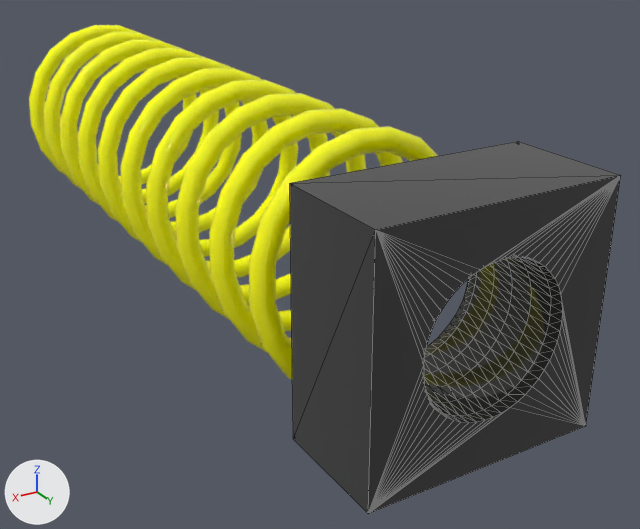
The OBJ model ProyectoFinal_Pinball/ProyectoFinal_Pinball/Models/resorte.obj: old version first, new version second.
Before and after are seen from a camera (50 mm lens) standing at (1.85, 4.45, 1.91) and looking at (-0.3, 0.85, 0.11). The axes (+X, +Y, +Z) are drawn at lower left. The lights are the same throughout. Mesh edges are drawn as thin lines on the coarser meshes. Where no turn or scale is listed for an object, it has been applied to the vertices.

Names of what the first picture shows: 'Box001', 'Spring001'.
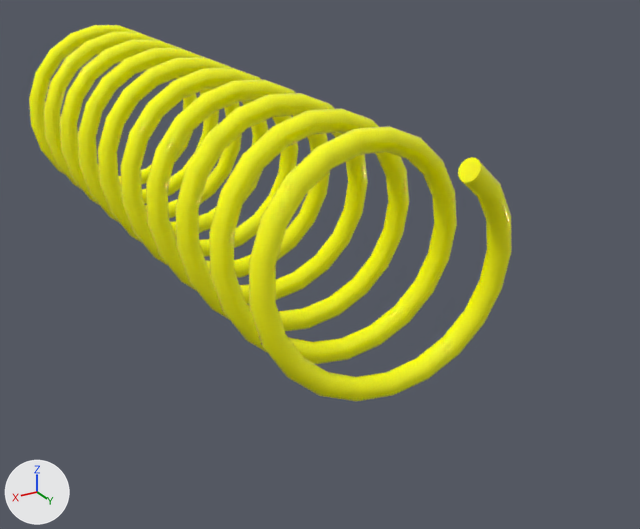
Boxes (x1, y1, x2, y2) around the edits, measured in the pictures (640 x 529 px):
'Box001', deleted: before (290, 141, 621, 514)

The change, as a diff of the scene's bpy script:
```diff
--- a/ProyectoFinal_Pinball/ProyectoFinal_Pinball/Models/resorte.obj.py
+++ b/ProyectoFinal_Pinball/ProyectoFinal_Pinball/Models/resorte.obj.py
@@ ob_box001 @@
-ob_box001 = bpy.data.objects.new('Box001', me_box001)
-ob_box001.location = (0.0, 0.0, 0.0)
```
